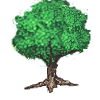
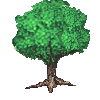
The second 100 x 100 image is a revision of the first. Changes to its layers:
painted on "2" over [8, 0, 91, 93]
renamed "Слой 5 копия" to "Слой 1", painted on it over [8, 0, 91, 93]
